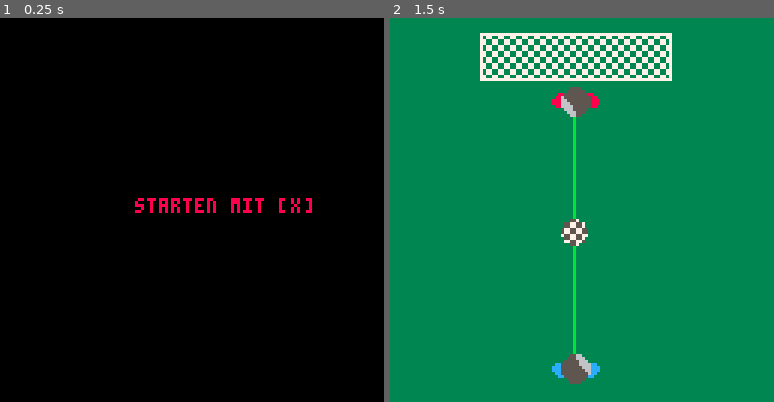
Above: before the commit, frames 1-2 (left to right).
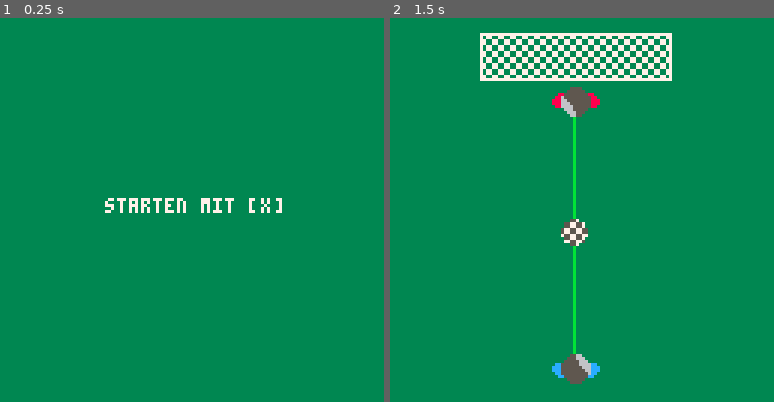
Above: after the commit, the same moments.

Repository: zothynine/torchance
Game: PICO-8 cartridge elfmeter.p8
Two runs of this game, one before a commit and one after it. Both use one fixed random seed, a clock stepped at 60 frames per second and the inputs below.
Inputs:
- Up to frame 1 (0.25 s): no input
- Up to frame 2 (1.5 s): tap X (X key) at 1.07 s

The runs differ from the first frame. In frame 1, 100% of the frame differs, in the area x 0-100%, y 0-100%; in frame 2, nothing differs.

Commit message:
A little startscreen makeover

Diff:
--- a/elfmeter.p8
+++ b/elfmeter.p8
@@ -21,7 +21,9 @@
 
 function draw_start()
 	cls()
-	print("starten mit [x]",45,60,8)
+	--grass
+	rectfill(0,0,127,127,3)
+	print("starten mit [x]",35,60,7)
 end
 -->8
 --aim
